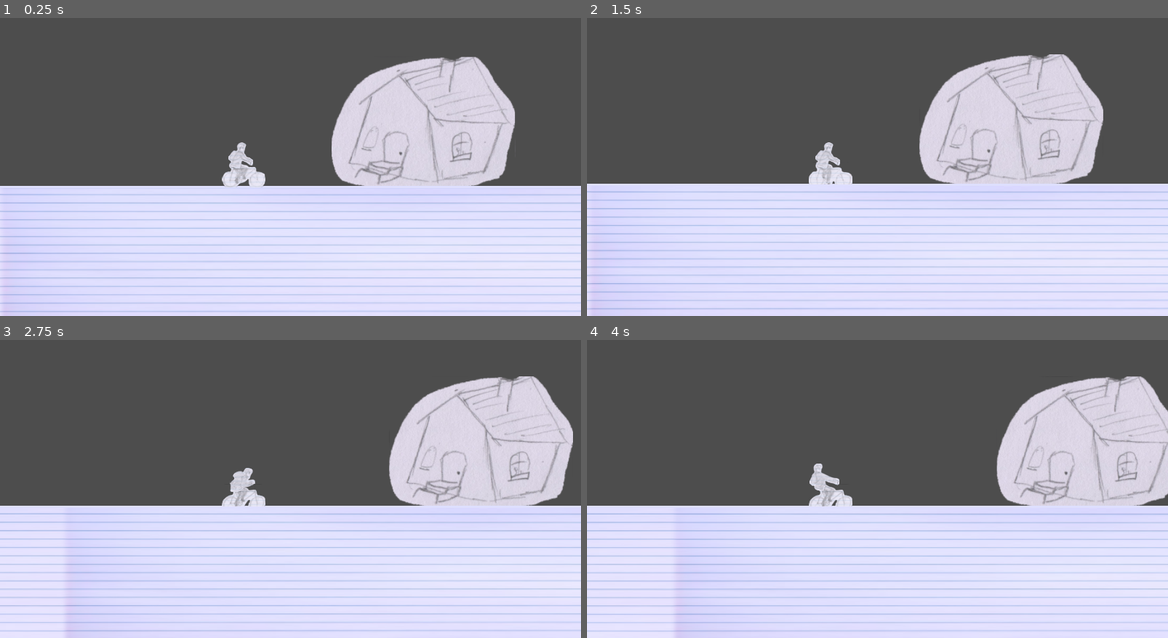
Above: before the commit, frames 1-4 (two rows, left to right).
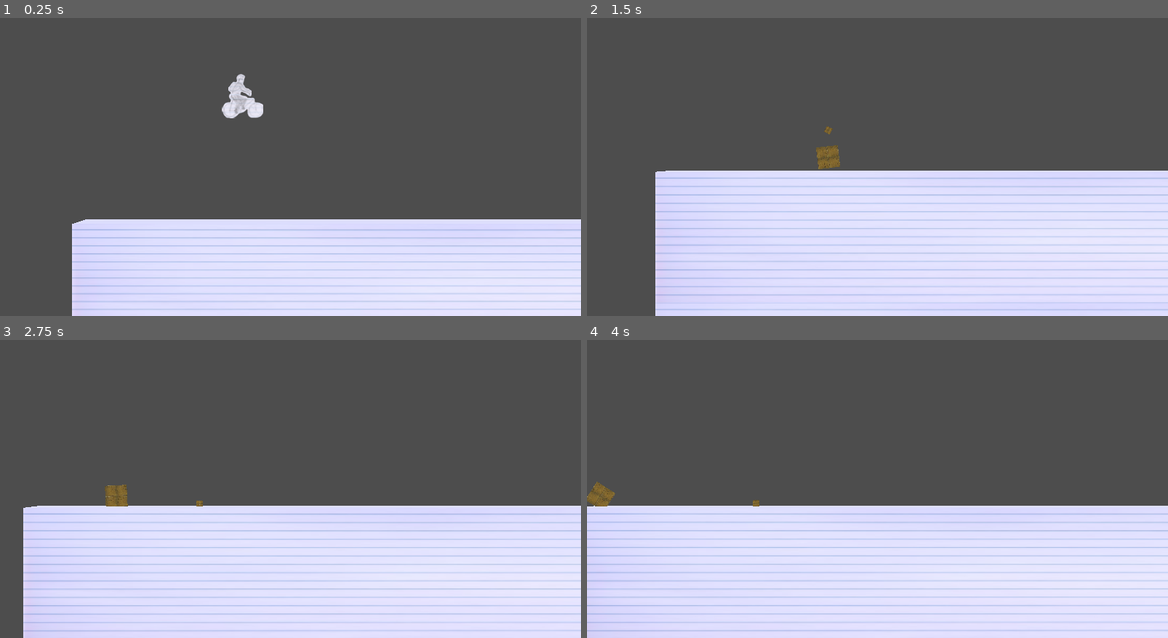
Above: after the commit, the same moments.

Repository: KyleSaki714/brackeysgamejam25-godotgame
Game: Godot game, scene res://World.tscn
Two runs of this game, one before a commit and one after it. Both use one fixed random seed, a clock stepped at 60 frames per second and the inputs below.
Inputs:
- Up to frame 1 (0.25 s): no input
- Up to frame 2 (1.5 s): hold Right (tilt right) 0.53-1.28 s; tap Space (jump) at 0.77 s; hold S (backward) from 1.28 s (still down)
- Up to frame 3 (2.75 s): tap Space (jump) at 1.52 s; release S (backward) at 2.03 s; hold Right (tilt right) from 2.03 s (still down)
- Up to frame 4 (4 s): release Right (tilt right) at 2.78 s; hold Up (forward) 2.78-3.53 s; tap Space (jump) at 3.02, 3.77 s; hold Left (tilt left) from 3.53 s (still down)

The runs differ from the first frame. In frame 1, 31% of the frame differs, in the area x 0-100%, y 12-100%; in frame 2, 27%; in frame 3, 14%; in frame 4, 12%.

Commit message:
add death anim

Diff:
--- a/Areas/Area12.tscn
+++ b/Areas/Area12.tscn
@@ -1,9 +1,10 @@
-[gd_scene load_steps=10 format=3 uid="uid://ubmespmj3gkq"]
+[gd_scene load_steps=11 format=3 uid="uid://ubmespmj3gkq"]
 
 [ext_resource type="PackedScene" uid="uid://b2w80cyadsfv2" path="res://Areas/Platforms/PlatformRectangle.tscn" id="1_f570g"]
 [ext_resource type="Material" uid="uid://c1448lhcffexi" path="res://assets/Textures/Texture_LinedPaper.tres" id="2_kq0cj"]
 [ext_resource type="Texture2D" uid="uid://vcw0w27hirda" path="res://assets/Textures/Write_Your_Story_Blank_Lined_Notebook_Paper_Creative_Commons_(4812267249).jpg" id="3_6q551"]
 [ext_resource type="PackedScene" uid="uid://cm2qqx4xalftm" path="res://Areas/Platforms/PlatformCustomCurves.tscn" id="3_gk7t5"]
+[ext_resource type="PackedScene" uid="uid://b7vwnfo1c06rm" path="res://Areas/Triggers/DeathTrigger.tscn" id="5_x8ad0"]
 
 [sub_resource type="BoxShape3D" id="BoxShape3D_wsbhf"]
 size = Vector3(30, 1, 3)
@@ -32,7 +33,6 @@
 [node name="Area12" type="Node3D"]
 
 [node name="PlatformRectangle4" parent="." instance=ExtResource("1_f570g")]
-transform = Transform3D(1, 0, 0, 0, 1, 0, 0, 0, 1, 0, 0, 0)
 
 [node name="CollisionShape3D" parent="PlatformRectangle4" index="0"]
 transform = Transform3D(1, 0, 0, 0, 1, 0, 0, 0, 1, 14.9194, -0.5, 0)
@@ -65,6 +65,13 @@
 [node name="Path3D" parent="PlatformCustomCurves" index="1"]
 curve = SubResource("Curve3D_ngik5")
 
+[node name="DeathTrigger" parent="." instance=ExtResource("5_x8ad0")]
+transform = Transform3D(1, 0, 0, 0, 1, 0, 0, 0, 1, 0, -60, 0)
+
+[node name="CollisionShape3D" parent="DeathTrigger" index="0"]
+transform = Transform3D(1, 0, 0, 0, 1, 0, 0, 0, 1, 61.2269, 0, 0)
+
 [editable path="PlatformRectangle4"]
 [editable path="PlatformRectangle5"]
 [editable path="PlatformCustomCurves"]
+[editable path="DeathTrigger"]
--- /dev/null
+++ b/Areas/Triggers/DeathTrigger.tscn
@@ -0,0 +1,15 @@
+[gd_scene load_steps=3 format=3 uid="uid://b7vwnfo1c06rm"]
+
+[ext_resource type="Script" path="res://Areas/Triggers/Trigger.gd" id="1_c52lk"]
+
+[sub_resource type="BoxShape3D" id="BoxShape3D_wtefv"]
+size = Vector3(195.299, 10, 5)
+
+[node name="DeathTrigger" type="Area3D"]
+collision_layer = 2
+collision_mask = 0
+script = ExtResource("1_c52lk")
+
+[node name="CollisionShape3D" type="CollisionShape3D" parent="."]
+transform = Transform3D(1, 0, 0, 0, 1, 0, 0, 0, 1, 25, 0, 0)
+shape = SubResource("BoxShape3D_wtefv")
--- a/Areas/Triggers/Trigger.gd
+++ b/Areas/Triggers/Trigger.gd
@@ -3,6 +3,7 @@
 class_name Trigger
 
 enum TRIGGER_TYPES {
+	DEEATH,
 	ENDGAME,
 	SUNSET,
 	NIGHTTIME
--- a/Bike.gd
+++ b/Bike.gd
@@ -1,4 +1,7 @@
 extends VehicleBody3D
+
+var death_body = preload("res://death_body.tscn")
+var death_backpack = preload("res://death_backpack.tscn")
 
 @onready var _graphics = $Graphics
 @onready var _wheel1 = $VehicleWheel3D
@@ -22,7 +25,7 @@
 # POWERUPS
 var _unlockedSpeed = false
 
-var _gameEnd = false
+var _lockBike = false
 
 #enum {
 	#COASTING,
@@ -62,7 +65,7 @@
 	# - GAS -
 	var cycling = Input.get_axis("backward", "forward")
 	checkCycleAnim(cycling)
-	if not _gameEnd and cycling:
+	if not _lockBike and cycling:
 		engine_force += cycling * ENGINE_ACCEL
 		engine_force = clampf(engine_force, ENGINE_POWER * -1, ENGINE_POWER)
 	else:
@@ -74,7 +77,7 @@
 	# apply torque
 	var tiltAxis = Input.get_axis("tilt left", "tilt right")
 	checkTiltAnim(tiltAxis)
-	if (not _gameEnd and tiltAxis != 0):
+	if (not _lockBike and tiltAxis != 0):
 		var torqueConstant = tiltAxis * _torquePower * -1
 		#print(PhysicsServer3D.body_get_direct_state(get_rid()).inverse_inertia)
 		apply_torque(transform.basis.z * torqueConstant)
@@ -92,10 +95,20 @@
 		_currentCenterOfMassShift = 0
 		center_of_mass_mode = CENTER_OF_MASS_MODE_AUTO
 
+func death():
+	$Graphics.hide()
+
+	var dbinstance = death_body.instantiate()
+	get_tree().root.add_child(dbinstance)
+	dbinstance.global_position = global_position
+
+	var dbinstance2 = death_backpack.instantiate()
+	get_tree().root.add_child(dbinstance2)
+	dbinstance2.global_position = global_position
 
 
 func checkCycleAnim(axisValue):
-	if _gameEnd:
+	if _lockBike:
 		$Graphics/Legs.stop()
 		return
 
@@ -107,7 +120,7 @@
 		$Graphics/Legs.stop()
 
 func checkTiltAnim(axisValue):
-	if _gameEnd:
+	if _lockBike:
 		$Graphics/Coast.show()
 		$Graphics/LeanBack.hide()
 		$Graphics/LeanForward.hide()
@@ -138,8 +151,12 @@
 
 func _on_area_manager_area_entered_trigger(area: Trigger) -> void:
 	print("phart")
-	if area.trigger_type == Trigger.TRIGGER_TYPES.ENDGAME:
-		_gameEnd = true
+	if area.trigger_type == Trigger.TRIGGER_TYPES.DEEATH:
+		_lockBike = true
+		death()
+
+	elif area.trigger_type == Trigger.TRIGGER_TYPES.ENDGAME:
+		_lockBike = true
 		await get_tree().create_timer(5.0).timeout
 		get_tree().change_scene_to_file("res://Screens/EndScreen.tscn")
 
--- a/World.tscn
+++ b/World.tscn
@@ -1,6 +1,7 @@
-[gd_scene load_steps=21 format=3 uid="uid://cde7rcehautca"]
+[gd_scene load_steps=22 format=3 uid="uid://cde7rcehautca"]
 
 [ext_resource type="PackedScene" uid="uid://dg6p1qquywry7" path="res://Bike.tscn" id="2_pbg5e"]
+[ext_resource type="PackedScene" uid="uid://b7vwnfo1c06rm" path="res://Areas/Triggers/DeathTrigger.tscn" id="3_kvqua"]
 [ext_resource type="PackedScene" uid="uid://bi7rb6kshvy0f" path="res://GameCamera.tscn" id="3_lk8vx"]
 [ext_resource type="Script" path="res://GameManager.gd" id="4_4my16"]
 [ext_resource type="PackedScene" uid="uid://dcptis54g1co7" path="res://Areas/AreaStartRamp.tscn" id="5_2fkej"]
@@ -37,12 +38,15 @@
 environment = SubResource("Environment_3mh0e")
 
 [node name="Bike" parent="." instance=ExtResource("2_pbg5e")]
-transform = Transform3D(1, 0, 0, 0, 1, 0, 0, 0, 1, 2963.33, -228.039, 0)
+transform = Transform3D(1, 0, 0, 0, 1, 0, 0, 0, 1, 2773.75, -210.806, 0)
 
 [node name="GameCamera" parent="." node_paths=PackedStringArray("_follow_target", "_look_target") instance=ExtResource("3_lk8vx")]
-transform = Transform3D(1, 0, 0, 0, 1, 0, 0, 0, 1, 2971.68, -229.069, 49.7549)
+transform = Transform3D(1, 0, 0, 0, 1, 0, 0, 0, 1, 2782.1, -228.961, 49.7549)
 _follow_target = NodePath("../Bike/CamFollowTarget")
 _look_target = NodePath("../Bike/CamLookTarget")
+
+[node name="DeathTrigger" parent="." instance=ExtResource("3_kvqua")]
+transform = Transform3D(1, 0, 0, 0, 1, 0, 0, 0, 1, 2798.25, -220.38, 0)
 
 [node name="GameManager" type="Node3D" parent="."]
 script = ExtResource("4_4my16")
--- /dev/null
+++ b/death_backpack.tscn
@@ -0,0 +1,18 @@
+[gd_scene load_steps=4 format=3 uid="uid://5jtfruygomay"]
+
+[ext_resource type="Material" uid="uid://6bihttqockcd" path="res://assets/Textures/texture_woodenruler.tres" id="1_smbhk"]
+
+[sub_resource type="BoxShape3D" id="BoxShape3D_anxhq"]
+
+[sub_resource type="PlaneMesh" id="PlaneMesh_34pi7"]
+material = ExtResource("1_smbhk")
+orientation = 2
+
+[node name="DeathBackpack" type="RigidBody3D"]
+
+[node name="CollisionShape3D" type="CollisionShape3D" parent="."]
+shape = SubResource("BoxShape3D_anxhq")
+
+[node name="MeshInstance3D" type="MeshInstance3D" parent="."]
+transform = Transform3D(0.516504, 0, 0, 0, 0.516504, 0, 0, 0, 0.516504, 0, 0, 0)
+mesh = SubResource("PlaneMesh_34pi7")
--- /dev/null
+++ b/death_body.tscn
@@ -0,0 +1,27 @@
+[gd_scene load_steps=4 format=3 uid="uid://cx3vap1bfkav2"]
+
+[ext_resource type="Material" uid="uid://6bihttqockcd" path="res://assets/Textures/texture_woodenruler.tres" id="1_b0qnt"]
+
+[sub_resource type="CapsuleShape3D" id="CapsuleShape3D_01e2n"]
+radius = 1.46456
+height = 3.2731
+
+[sub_resource type="PlaneMesh" id="PlaneMesh_34pi7"]
+material = ExtResource("1_b0qnt")
+orientation = 2
+
+[node name="DeathBody" type="RigidBody3D"]
+
+[node name="CollisionShape3D" type="CollisionShape3D" parent="."]
+shape = SubResource("CapsuleShape3D_01e2n")
+
+[node name="MeshInstance3D" type="MeshInstance3D" parent="."]
+transform = Transform3D(1.72168, 0, 0, 0, 1.72168, 0, 0, 0, 1.72168, 0, 0, 0)
+mesh = SubResource("PlaneMesh_34pi7")
+
+[node name="Timer" type="Timer" parent="."]
+wait_time = 10.0
+one_shot = true
+autostart = true
+
+[connection signal="timeout" from="Timer" to="." method="queue_free"]
Not shown, added: export_presets.cfg
